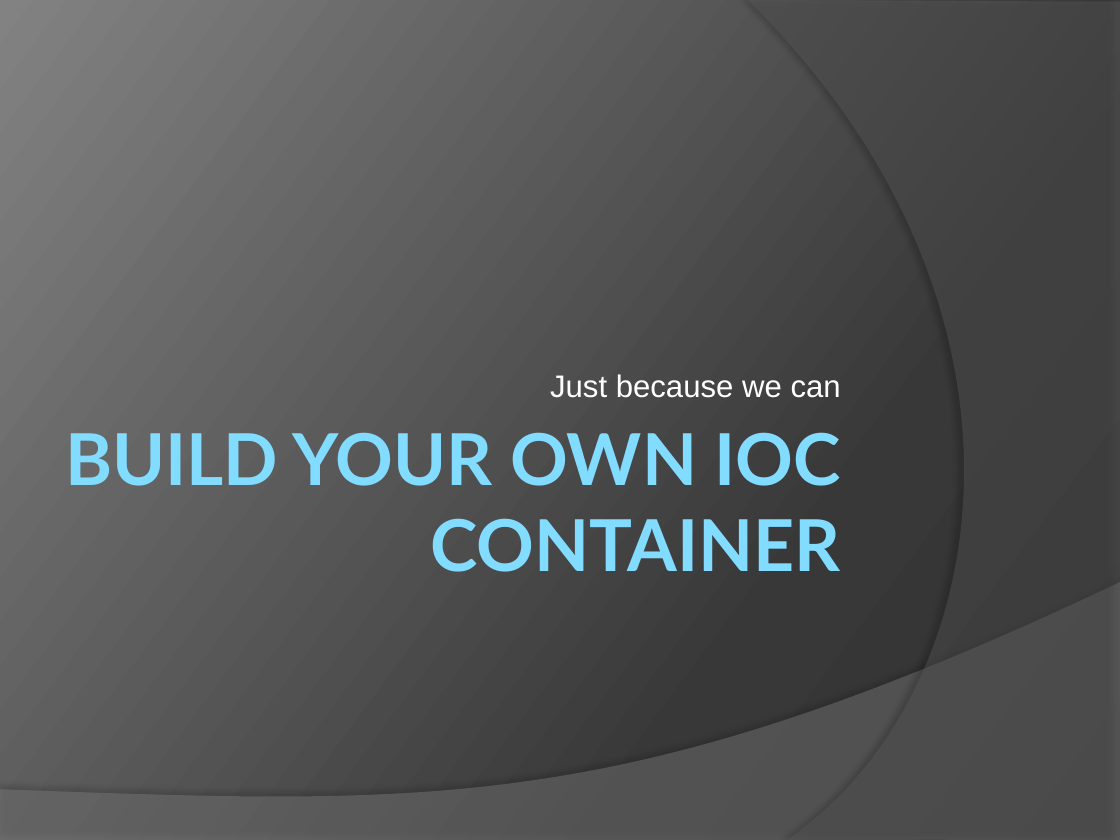
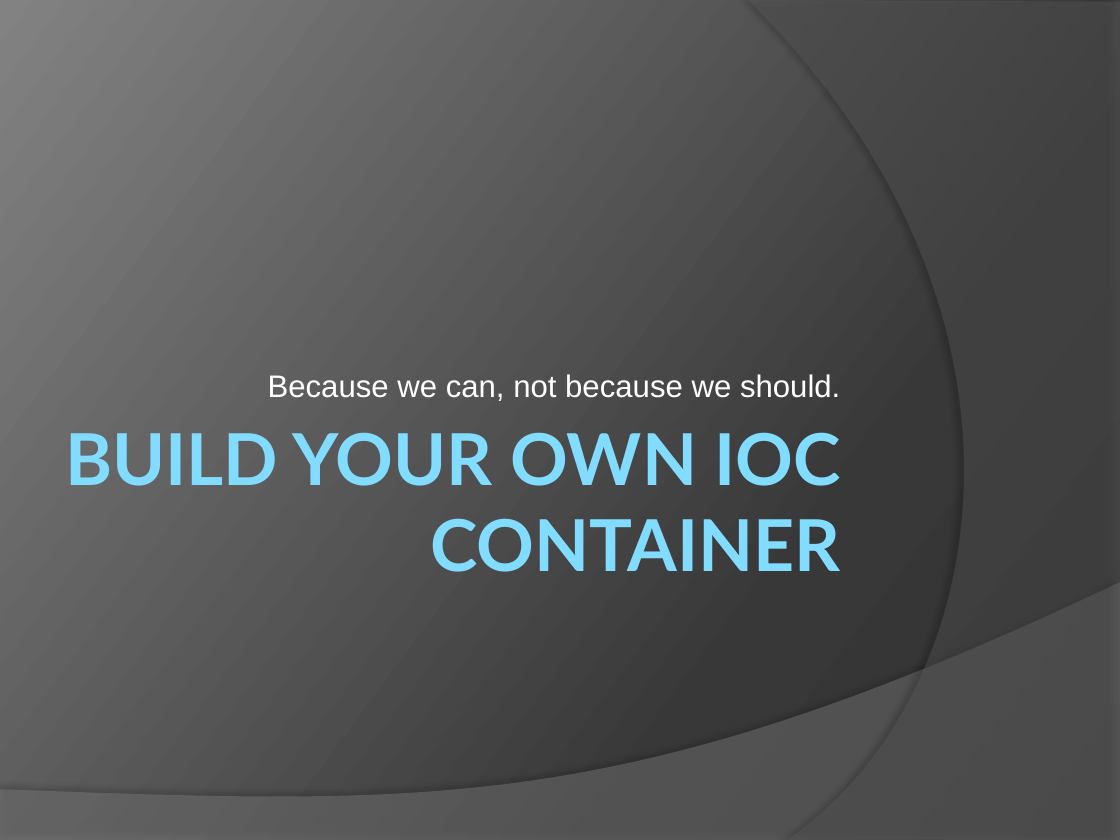
Before and after one commit to craiggwilson/presentations, a slide deck: slide 1 of BuildYourOwnIoC/Build Your Own Ioc Container.pptx. Drawn at 1120x840 pixels with LibreOffice and Linux fonts; fonts in the diff are those of the drawing. Boxes give left, top, right and bottom in pixels: in the first picture for what was removed or moved away, otherwise in the second. Text is boxed around its words. In the diff, an @@ line names an element or a change of style, - is before the commit and + after.

```diff
--- a/BuildYourOwnIoC/Build Your Own Ioc Container.pptx
+++ b/BuildYourOwnIoC/Build Your Own Ioc Container.pptx
@@ subtitle at <box>268,374,840,401</box>: text changed @@
-Just because we can
+Because we can, not because we should.
```
Also in this commit, not shown: 3 other slides changed, 2 slides added, 3 slides removed, 16 other files.
